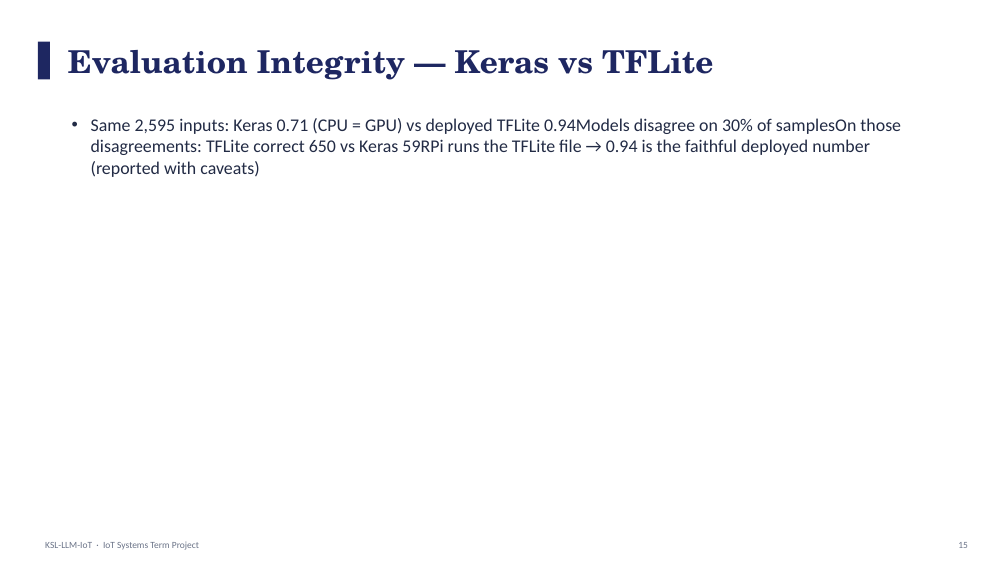
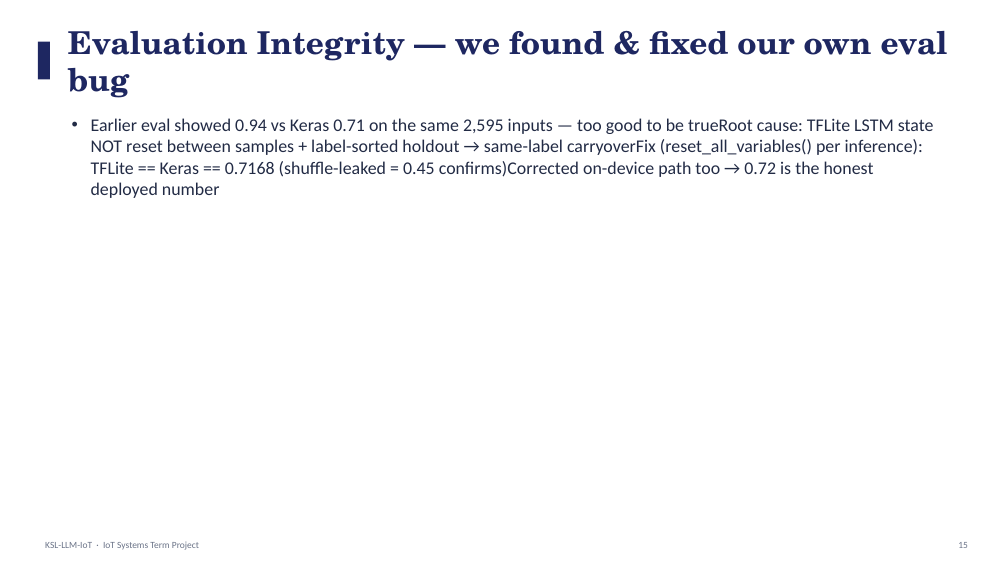
Before and after one commit to andrew427dev/KSL-LLM-IoT, a slide deck: slide 15 of docs/KSL-LLM-IoT_Slides.pptx. Drawn at 1008x567 pixels with LibreOffice and Linux fonts; fonts in the diff are those of the drawing. Boxes give left, top, right and bottom in pixels: in the first picture for what was removed or moved away, otherwise in the second. Text is boxed around its words. In the diff, an @@ line names an element or a change of style, - is before the commit and + after.

```diff
--- a/docs/KSL-LLM-IoT_Slides.pptx
+++ b/docs/KSL-LLM-IoT_Slides.pptx
@@ text at (68,31,948,98): text changed @@
-Evaluation Integrity — Keras vs TFLite
+Evaluation Integrity — we found & fixed our own eval bug
@@ text at (91,118,934,198): text changed @@
-• Same 2,595 inputs: Keras 0.71 (CPU = GPU) vs deployed TFLite 0.94Models disagree on 30% of samplesOn those disagreements: TFLite correct 650 vs Keras 59RPi runs the TFLite file → 0.94 is the faithful deployed number (reported with caveats)
+• Earlier eval showed 0.94 vs Keras 0.71 on the same 2,595 inputs — too good to be trueRoot cause: TFLite LSTM state NOT reset between samples + label-sorted holdout → same-label carryoverFix (reset_all_variables() per inference): TFLite == Keras == 0.7168 (shuffle-leaked = 0.45 confirms)Corrected on-device path too → 0.72 is the honest deployed number
```
Also in this commit, not shown: 5 other slides changed, 12 other files.
